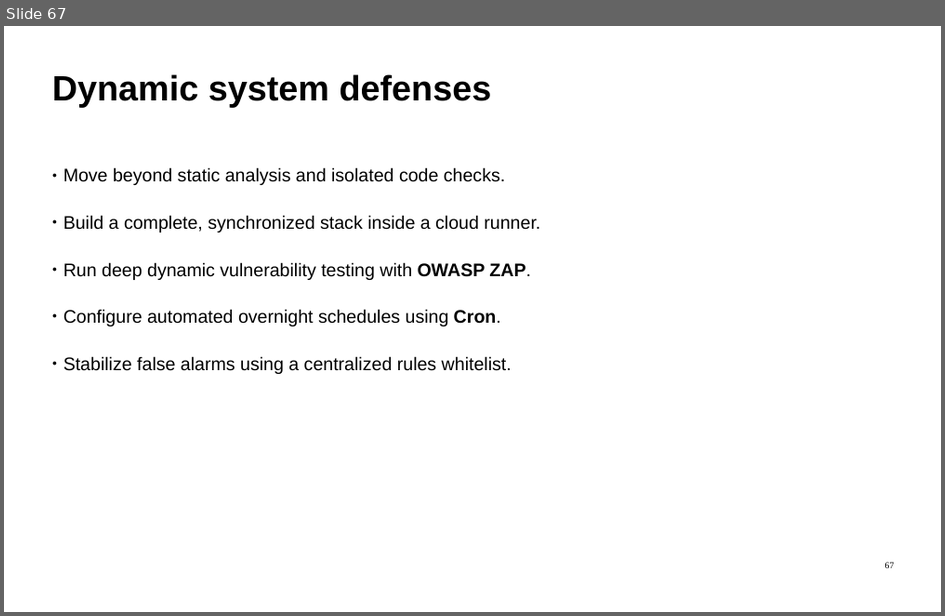
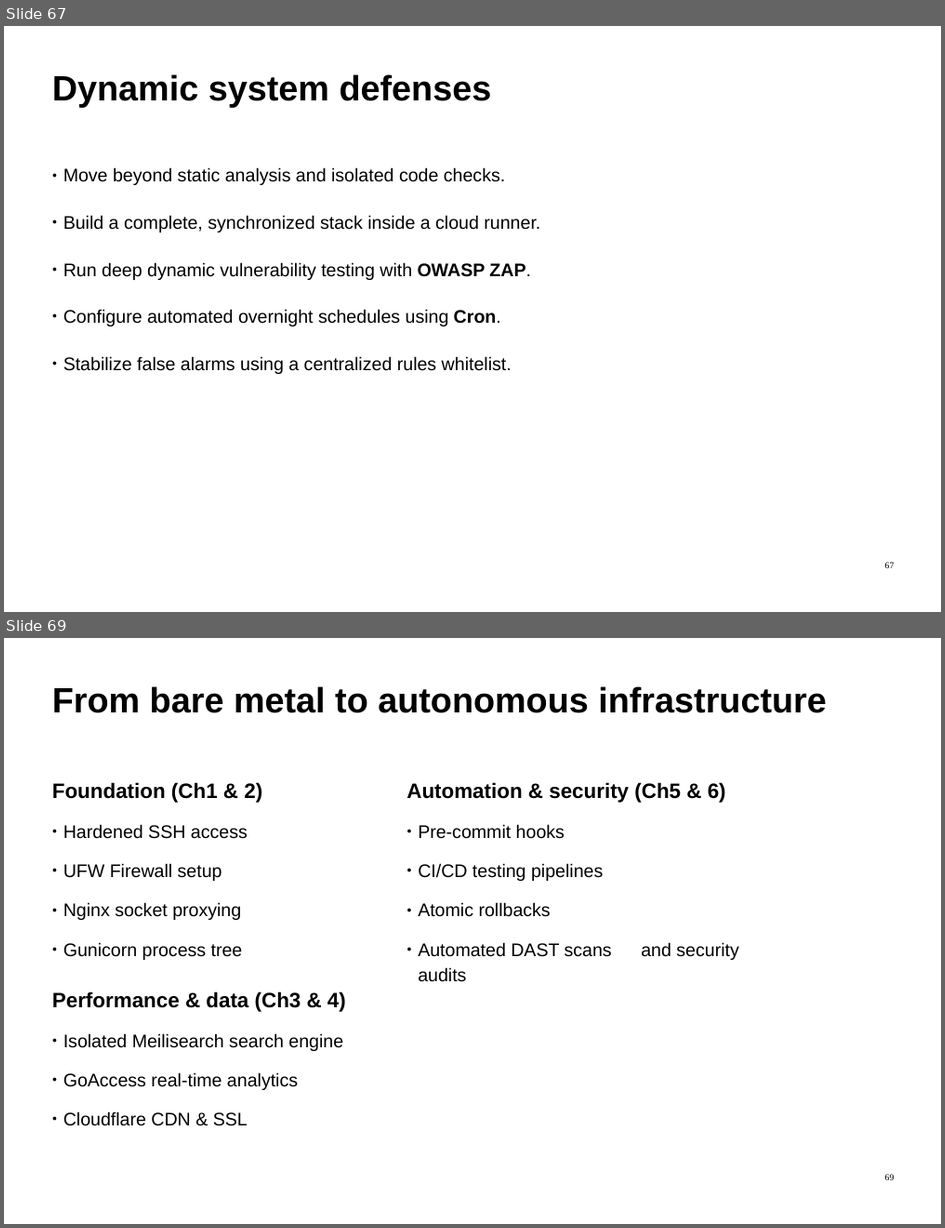
Before and after one commit to ImadSaddik/FullStackDeploymentHandbook, a slide deck: course-assets/slides/full_stack_deployment_guide.odp. Shown one above the other, each under a label of ours: slide 67 before the commit, slides 67 and 69 after it; the slides between them are not shown. The pictures are 945x616 and 945x1228 pixels, drawn with LibreOffice and Linux fonts; fonts in the diff are those of the drawing. Boxes give left, top, right and bottom in pixels: in the first picture for what was removed or moved away, otherwise in the second. Text is boxed around its words. In the diff, an @@ line names an element or a change of style, - is before the commit and + after.

```diff
--- a/course-assets/slides/full_stack_deployment_guide.odp
+++ b/course-assets/slides/full_stack_deployment_guide.odp
@@ slide 69 added at box(4, 638, 941, 1224), background #FFFFFF @@
@@ text added at box(52, 686, 827, 713), 54 pt, text #000000, bold @@
+From bare metal to autonomous infrastructure
@@ text added at box(52, 782, 346, 1126), 28 pt, text #000000 @@
+Foundation (Ch1 & 2)
+● Hardened SSH access
+● UFW Firewall setup
+● Nginx socket proxying
+● Gunicorn process tree
+Performance & data (Ch3 & 4)
+● Isolated Meilisearch search engine
+● GoAccess real-time analytics
+● Cloudflare CDN & SSL
@@ text added at box(407, 782, 739, 960), 28 pt, text #000000 @@
+Automation & security (Ch5 & 6)
+● Pre-commit hooks
+● CI/CD testing pipelines
+● Atomic rollbacks
+● Automated DAST scans and security audits
@@ page number added at box(886, 1174, 895, 1180), 14 pt, text #000000 @@
+69
```
Also in this commit, not shown: 2 other slides added.
